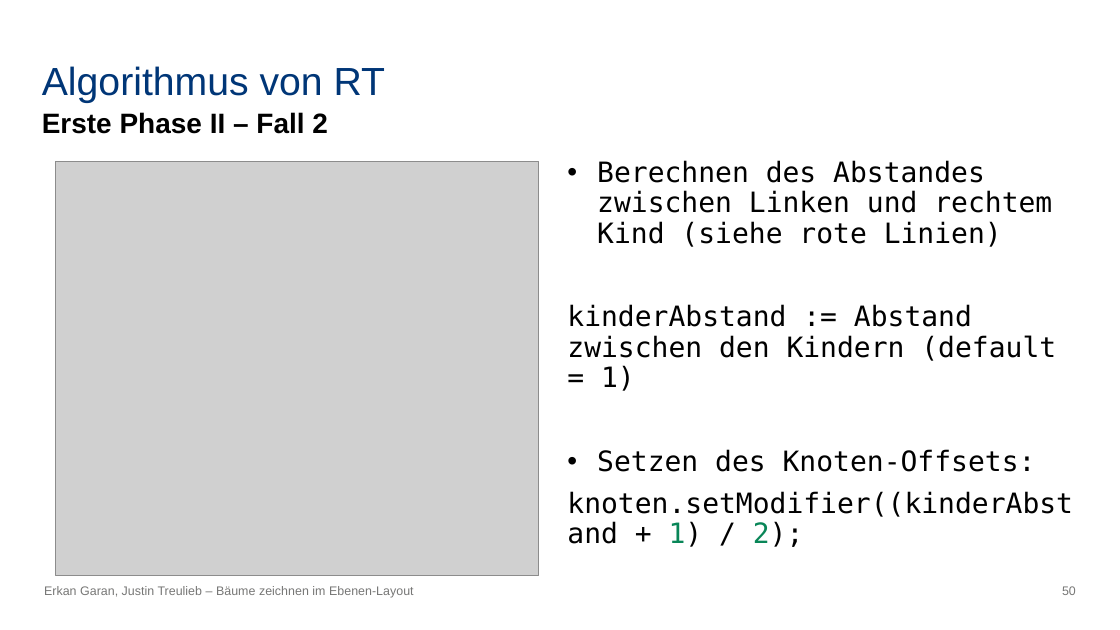
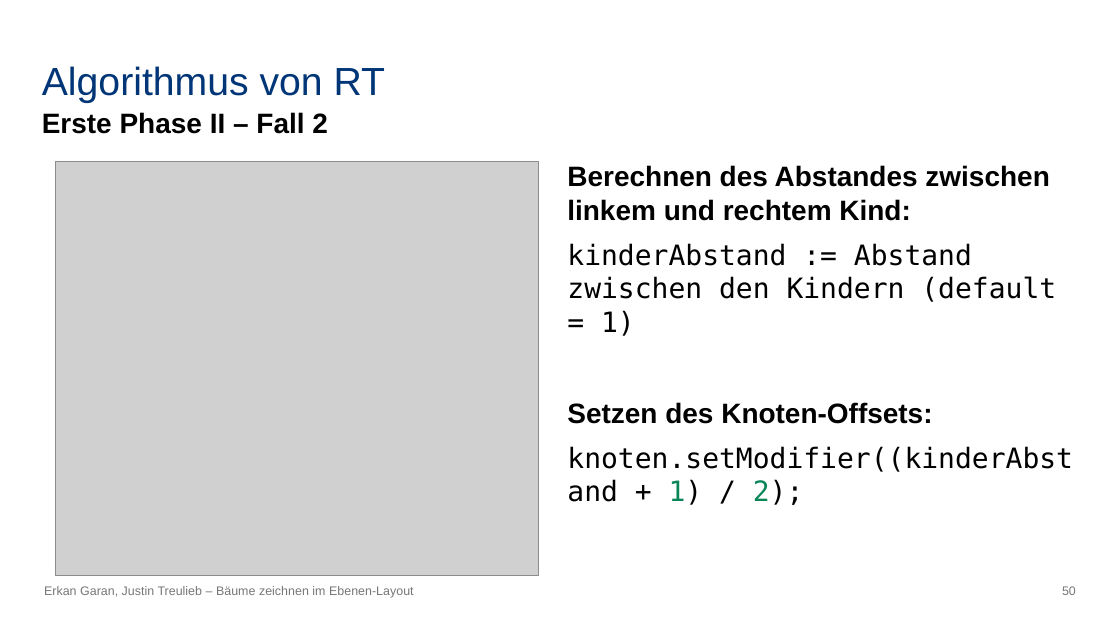
Before and after one commit to erkangrn/Praxsiprojekt, a slide deck: slide 50 of Powerpoint/Bäume zeichnen im Ebenen-Layout.pptx. Drawn at 1120x630 pixels with LibreOffice and Linux fonts; fonts in the diff are those of the drawing; grey boxes stand for pictures. Boxes give left, top, right and bottom in pixels: in the first picture for what was removed or moved away, otherwise in the second. Text is boxed around its words. In the diff, an @@ line names an element or a change of style, - is before the commit and + after.

```diff
--- a/Powerpoint/Bäume zeichnen im Ebenen-Layout.pptx
+++ b/Powerpoint/Bäume zeichnen im Ebenen-Layout.pptx
@@ text at bbox=[567, 165, 1049, 221]: text changed; font DejaVu Sans Mono to Arial; bold on @@
-• Berechnen des Abstandes zwischen Linken und rechtem Kind (siehe rote Linien)
+Berechnen des Abstandes zwischen linkem und rechtem Kind:
@@ text at bbox=[567, 243, 1073, 505]: font DejaVu Sans Mono to Arial, bold on in "Setzen des Knoten-Offsets:"; line spacing 0.9 to 1; bullet • to none @@
```
Also in this commit, not shown: 2 other slides changed, 11 slides added.
